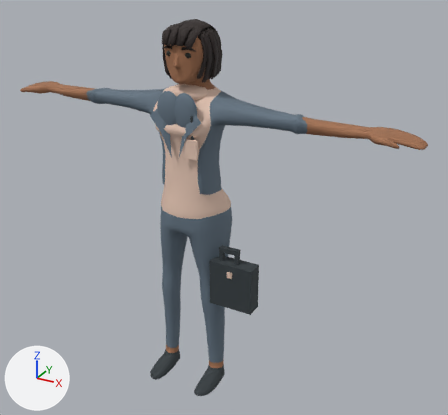
An edit to the glTF model public/assets/characters/office/office-dami.glb, drawn before and after from the same camera.
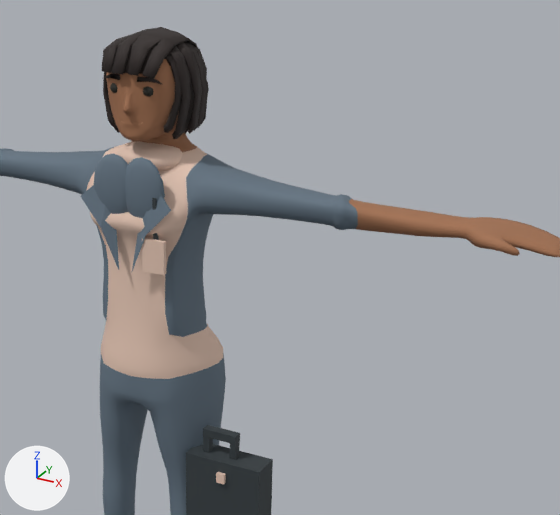
Each version appears first whole from a camera (50 mm lens) standing at (1.55, -2.48, 2.27) and looking at (0.14, 0.08, 0.99), and next in a close-up on the part from 23% to 94% of the width and 1% to 71% of the height. The lights are fixed; the arrows at lower left show +X, +Y and +Z. The first two pictures are the older version. Where no turn or scale is listed for an object, it has been applied to the vertices. Vertices at exactly the same position are counted once.

In view in the first close-up: 'office-dami_Badge', 'office-dami_BadgeLanyard', 'office-dami_Hair_bob', 'office-dami_HandBriefcase', 'office-dami_Lapel', 'office-dami_Lapel.001', 'office-dami_Neckwear', 'office-dami_Top', 'office-dami_TrousersShoes', 'office-dami_scarf', 'office-dami_scarf.001' and 4 more.
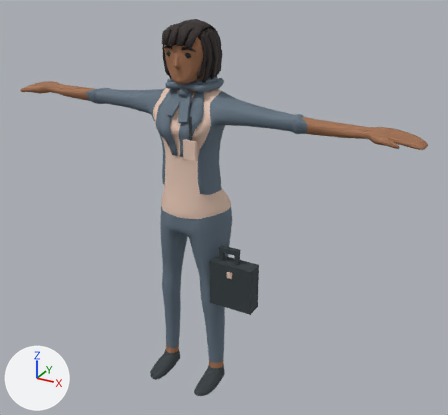
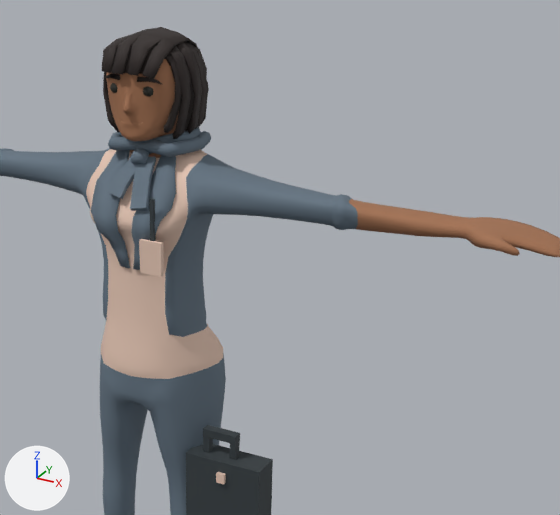
Where the change shows, as pixel boxes [x1, y1, x2, y2] in the close-ups (560 x 515 px):
```json
{"object": "office-dami_Fit_lapel", "change": "added", "after": [91, 150, 176, 270]}
{"object": "office-dami_Fit_scarf", "change": "added", "after": [107, 128, 211, 211]}
{"object": "office-dami_scarf.001", "change": "deleted", "before": [125, 157, 165, 218]}
{"object": "office-dami_scarf", "change": "deleted", "before": [94, 153, 128, 214]}
{"object": "office-dami_Neckwear", "change": "deleted", "before": [116, 141, 182, 171], "on screen": "beige"}
{"object": "office-dami_Lapel", "change": "deleted", "before": [80, 185, 119, 270]}
{"object": "office-dami_Lapel.001", "change": "deleted", "before": [132, 195, 171, 271]}
{"object": "office-dami_BadgeLanyard", "change": "moved", "before": [152, 198, 159, 240], "after": [149, 198, 156, 241]}
```

Edits to the scene script, one JSON object a line:
```json
{"block": "me_큐브_001", "where": "# used by ob_office_dami_badgelanyard; location = (0.0, 0.0, 0.008)"}
{"op": "remove", "block": "me_큐브_001", "code": "me_큐브_001.from_pydata(...)  # 8 vertices, 12 faces; spans x 0.0836..0.0942, y -0.1284..-0.1185, z 1.3909..1.5062"}
{"op": "add", "block": "me_큐브_001", "code": "me_큐브_001.from_pydata(...)  # 8 vertices, 12 faces; spans x 0.0837..0.0943, y -0.1436..-0.1337, z 1.3909..1.5062"}
{"block": "me_큐브_001", "change": "me_큐브_001 part 1: the whole mesh is moved by (0.0001, -0.0152, 0.0)"}
{"op": "add", "block": "me_office_dami_fit_scarf", "code": ["me_office_dami_fit_scarf = bpy.data.meshes.new('office-dami_Fit_scarf')", "me_office_dami_fit_scarf.from_pydata(...)  # 312 vertices, 612 faces; spans x -0.134..0.134, y -0.144..0.18, z 1.465..1.651", "me_office_dami_fit_scarf.materials.append(mat_office_dami_jacket)  # greyish blue #647482"]}
{"op": "add", "block": "me_office_dami_fit_lapel", "code": ["me_office_dami_fit_lapel = bpy.data.meshes.new('office-dami_Fit_lapel')", "me_office_dami_fit_lapel.from_pydata(...)  # 168 vertices, 324 faces; spans x -0.123..0.124, y -0.144..0.15, z 1.294..1.624", "me_office_dami_fit_lapel.materials.append(mat_office_dami_jacket)  # greyish blue #647482"]}
{"op": "remove", "block": "ob_office_dami_lapel", "code": ["ob_office_dami_lapel = bpy.data.objects.new('office-dami_Lapel', me_lapel)", "ob_office_dami_lapel.location = (0.0, 0.0, 0.008)"]}
{"op": "remove", "block": "ob_office_dami_lapel_001", "code": ["ob_office_dami_lapel_001 = bpy.data.objects.new('office-dami_Lapel.001', me_lapel_001)", "ob_office_dami_lapel_001.location = (0.0, 0.0, 0.008)"]}
{"op": "remove", "block": "ob_office_dami_neckwear", "code": ["ob_office_dami_neckwear = bpy.data.objects.new('office-dami_Neckwear', me_구체)", "ob_office_dami_neckwear.location = (0.0, 0.0, 0.008)"]}
{"op": "remove", "block": "ob_office_dami_scarf", "code": ["ob_office_dami_scarf = bpy.data.objects.new('office-dami_scarf', me_구체_001)", "ob_office_dami_scarf.location = (0.0, 0.0, 0.008)"]}
{"op": "remove", "block": "ob_office_dami_scarf_001", "code": ["ob_office_dami_scarf_001 = bpy.data.objects.new('office-dami_scarf.001', me_구체_002)", "ob_office_dami_scarf_001.location = (0.0, 0.0, 0.008)"]}
{"op": "add", "block": "ob_office_dami_fit_scarf", "code": ["ob_office_dami_fit_scarf = bpy.data.objects.new('office-dami_Fit_scarf', me_office_dami_fit_scarf)", "ob_office_dami_fit_scarf.location = (0.0, 0.0, 0.008)"]}
{"op": "add", "block": "ob_office_dami_fit_lapel", "code": ["ob_office_dami_fit_lapel = bpy.data.objects.new('office-dami_Fit_lapel', me_office_dami_fit_lapel)", "ob_office_dami_fit_lapel.location = (0.0, 0.0, 0.008)"]}
```
